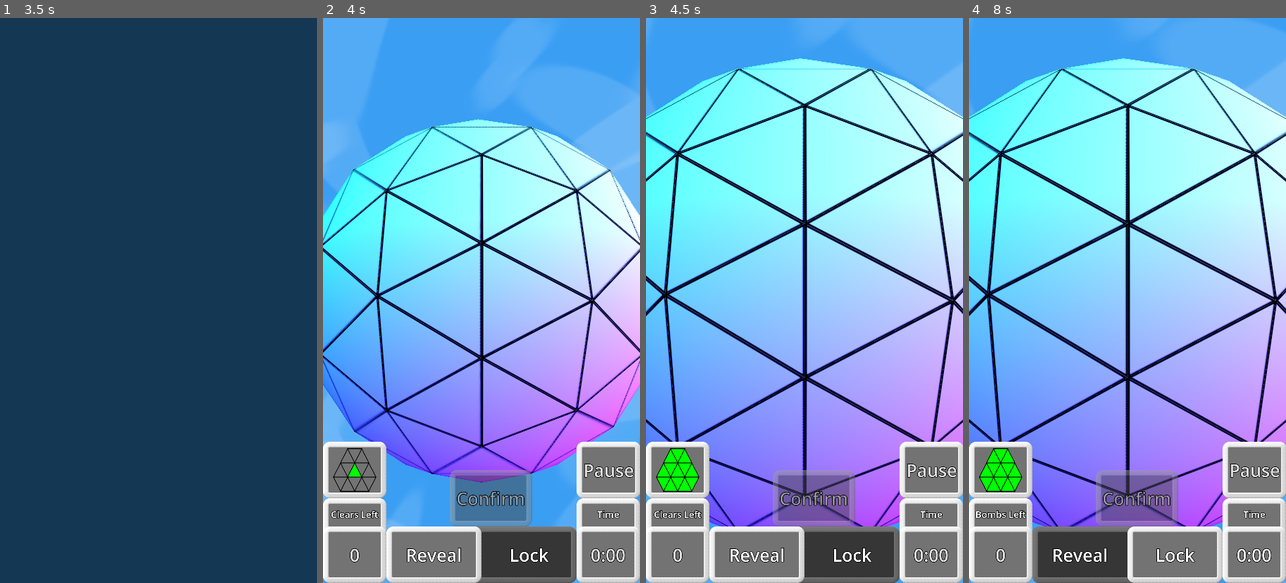
Above: before the commit, frames 1-4 (left to right).
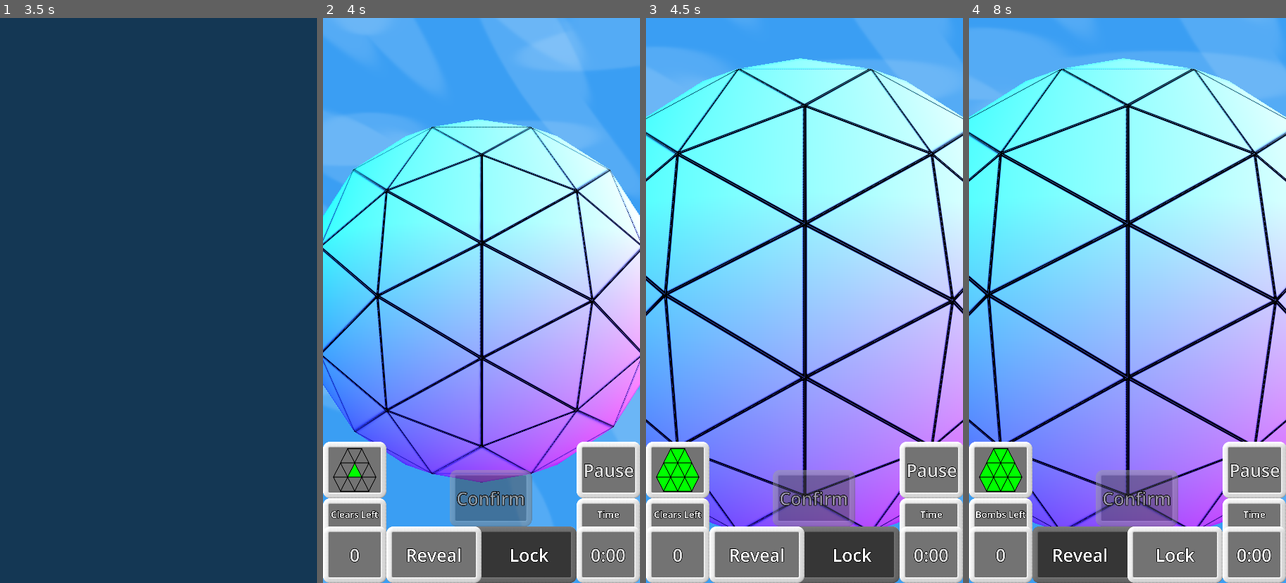
Above: after the commit, the same moments.

Repository: WalynC/sphereSweeperGodot
Game: Godot game, scene res://mainScenes/menu_scene.tscn
Two runs of this game, one before a commit and one after it. Both use one fixed random seed, a clock stepped at 60 frames per second and the inputs below. Sound files missing from this copy of the repository are replaced by a short silence.
Inputs (mouse positions are in pixels of both pictures, inside the frame that each line leads up to):
- Up to frame 1 (3.5 s): move the mouse to (228, 272) at 0.52 s; hold Down (scroll_down) 0.53-1.25 s; click (228, 272) at 0.67 s; click "New" at 1.25 s; tap Enter at 2 s; drag from (95, 328) to (142, 413) at 2.02 s; click "Play" at 2.75 s
- Up to frame 2 (4 s): move the mouse to (513, 176) at 3.52 s; hold Down (scroll_down) from 3.53 s (still down); click (513, 176) at 3.67 s
- Up to frame 3 (4.5 s): release Down (scroll_down) at 4.25 s; click (677, 470) at 4.25 s
- Up to frame 4 (8 s): click "0" at 5 s; click (1127, 554) at 5.75 s; click "0:00" at 6.5 s; click "0" at 7.25 s

Frame 1 is identical in both runs. In frame 2, 11% of the frame differs, in the area x 0-100%, y 0-100%; in frame 3, 2.3%; in frame 4, 3.4%.
Error after the commit: Invalid assignment of property or key 'gameSeed' with value of type 'float' on a base object of type 'Nil'. (res://scripts/GameManager.gd:83)

Commit message:
Removes save data change, did not fix problem

Diff:
--- a/scripts/GameManager.gd
+++ b/scripts/GameManager.gd
@@ -72,7 +72,6 @@
 	VisualTheme.lost()
 
 func new_game(): #called from _ready if not loading save data
-	SaveManager.newGame = true
 	if gameMode == 0: #basic
 		board.subdiv = GameManager.size
 		board.percentMined = GameManager.density
--- a/scripts/SaveManager.gd
+++ b/scripts/SaveManager.gd
@@ -2,12 +2,7 @@
 
 static var pathString := "user://saves/"
 static var fileName := "save.json"
-static var saveData : SaveData :
-	get:
-		if newGame:
-			saveData = SaveData.new()
-			newGame = false
-		return saveData
+static var saveData : SaveData
 static var loaded = false
 static var newGame = false
 
